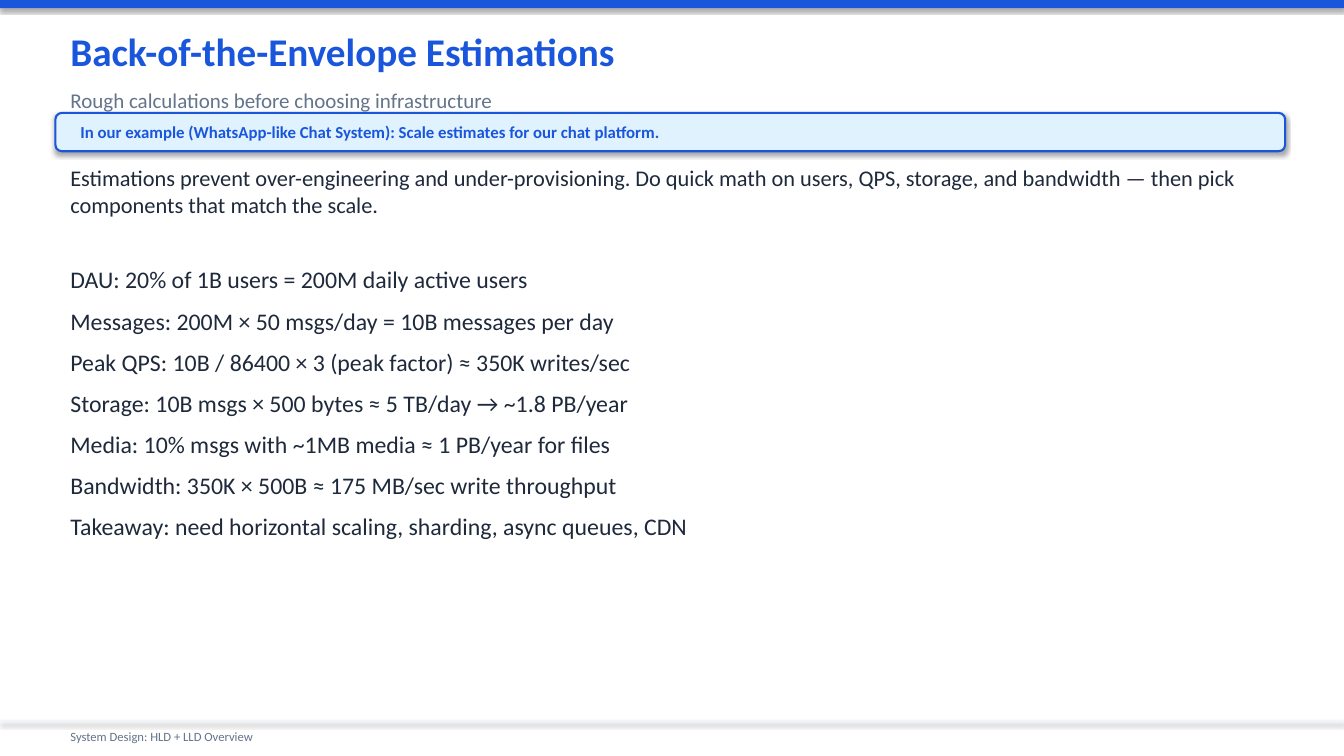
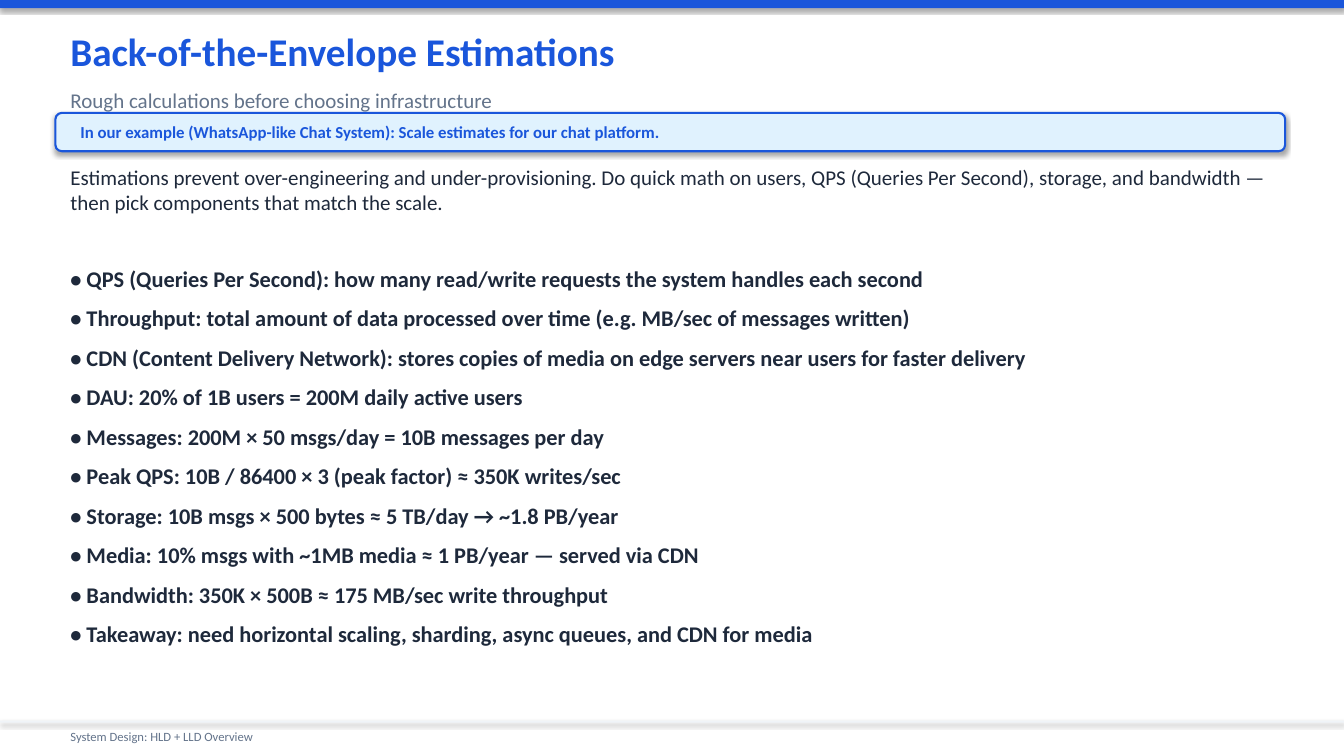
Before and after one commit to sniper1611/mainwebsite, a slide deck: slide 6 of System_Design_Presentation.pptx. Drawn at 1344x756 pixels with LibreOffice and Linux fonts; fonts in the diff are those of the drawing. Boxes give left, top, right and bottom in pixels: in the first picture for what was removed or moved away, otherwise in the second. Text is boxed around its words. In the diff, an @@ line names an element or a change of style, - is before the commit and + after.

```diff
--- a/System_Design_Presentation.pptx
+++ b/System_Design_Presentation.pptx
@@ text at <box>70,170,1241,214</box>: text changed; size 16 to 15 pt @@
-Estimations prevent over-engineering and under-provisioning. Do quick math on users, QPS, storage, and bandwidth — then pick components that match the scale.
+Estimations prevent over-engineering and under-provisioning. Do quick math on users, QPS (Queries Per Second), storage, and bandwidth — then pick components that match the scale.
@@ text at <box>86,270,1025,646</box>: text changed; size 17 to 16 pt; bold on @@
-DAU: 20% of 1B users = 200M daily active users
-Messages: 200M × 50 msgs/day = 10B messages per day
-Peak QPS: 10B / 86400 × 3 (peak factor) ≈ 350K writes/sec
-Storage: 10B msgs × 500 bytes ≈ 5 TB/day → ~1.8 PB/year
-Media: 10% msgs with ~1MB media ≈ 1 PB/year for files
-Bandwidth: 350K × 500B ≈ 175 MB/sec write throughput
-Takeaway: need horizontal scaling, sharding, async queues, CDN
+• QPS (Queries Per Second): how many read/write requests the system handles each second
+• Throughput: total amount of data processed over time (e.g. MB/sec of messages written)
+• CDN (Content Delivery Network): stores copies of media on edge servers near users for faster delivery
+• DAU: 20% of 1B users = 200M daily active users
+• Messages: 200M × 50 msgs/day = 10B messages per day
+• Peak QPS: 10B / 86400 × 3 (peak factor) ≈ 350K writes/sec
+• Storage: 10B msgs × 500 bytes ≈ 5 TB/day → ~1.8 PB/year
+• Media: 10% msgs with ~1MB media ≈ 1 PB/year — served via CDN
+• Bandwidth: 350K × 500B ≈ 175 MB/sec write throughput
+• Takeaway: need horizontal scaling, sharding, async queues, and CDN for media
```
Also in this commit, not shown: 53 other slides changed, 5 slides added, 2 slides removed.
